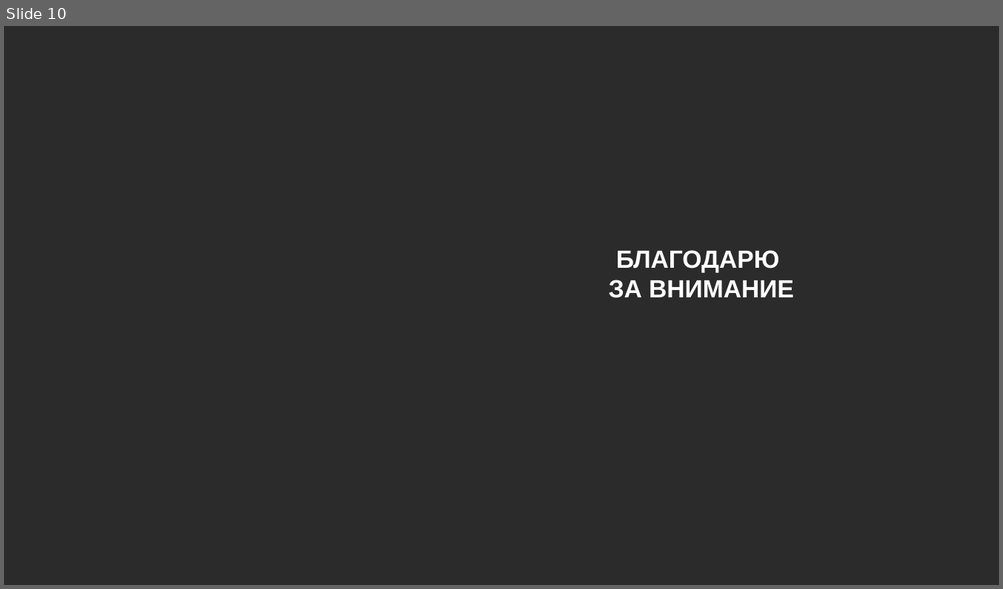
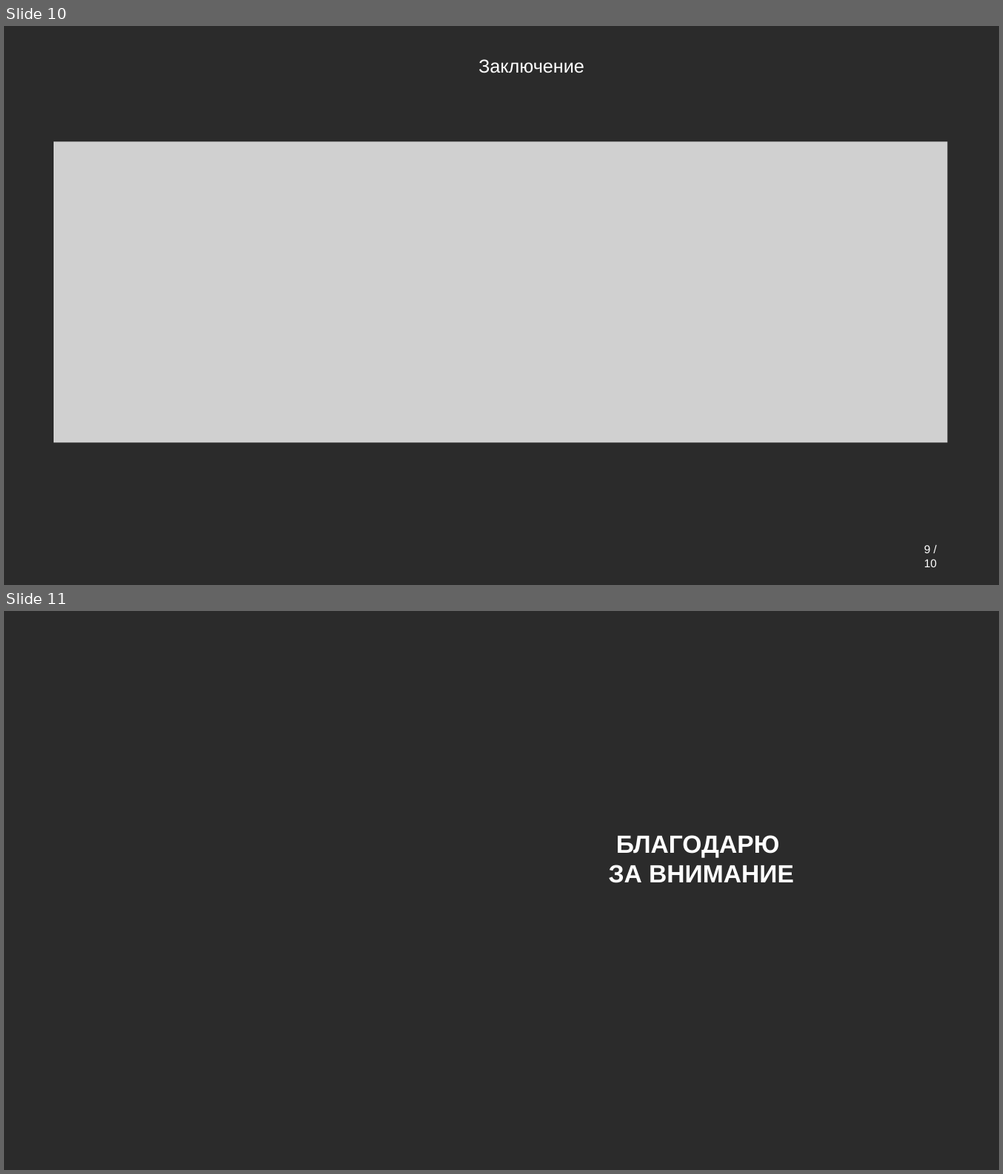
Before and after one commit to l1can13/bachelors-thesis, a slide deck: ВКРБ_Сорока Александр_Презентация.pptx. Shown one above the other, each under a label of ours: slide 10 before the commit, slides 10 and 11 after it. The pictures are 1003x589 and 1003x1174 pixels, drawn with LibreOffice and Linux fonts; fonts in the diff are those of the drawing; grey boxes stand for pictures; background and template pictures are left out; a plain dark background stands for a picture behind light text. Boxes give left, top, right and bottom in pixels: in the first picture for what was removed or moved away, otherwise in the second. Text is boxed around its words. In the diff, an @@ line names an element or a change of style, - is before the commit and + after.

```diff
--- a/ВКРБ_Сорока Александр_Презентация.pptx
+++ b/ВКРБ_Сорока Александр_Презентация.pptx
@@ slide 10 added at [4,26,999,585], background picture (left out) @@
@@ text added at [478,59,584,73], 18 pt, text #FFFFFF @@
+Заключение
@@ picture added at [54,141,948,443] @@
@@ text added at [924,545,936,568], 11 pt, text #FFFFFF @@
+9 / 10
@@ what was slide 10 is now slide 11 @@
```
Also in this commit, not shown: 3 slides changed.
